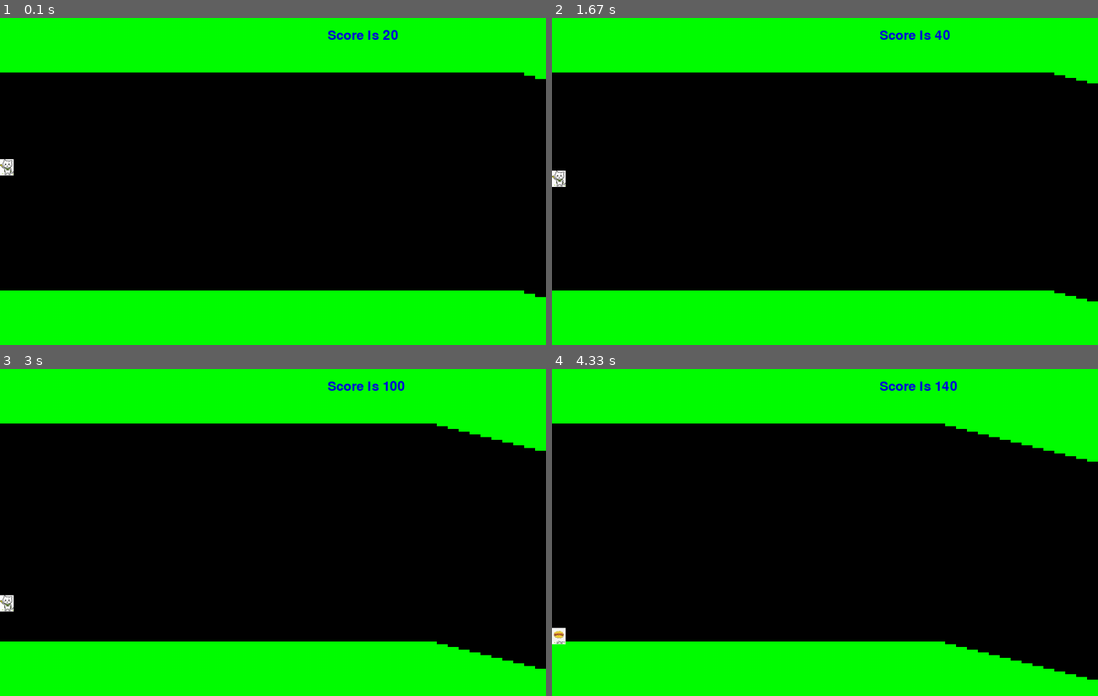
Above: before the commit, frames 1-4 (two rows, left to right).
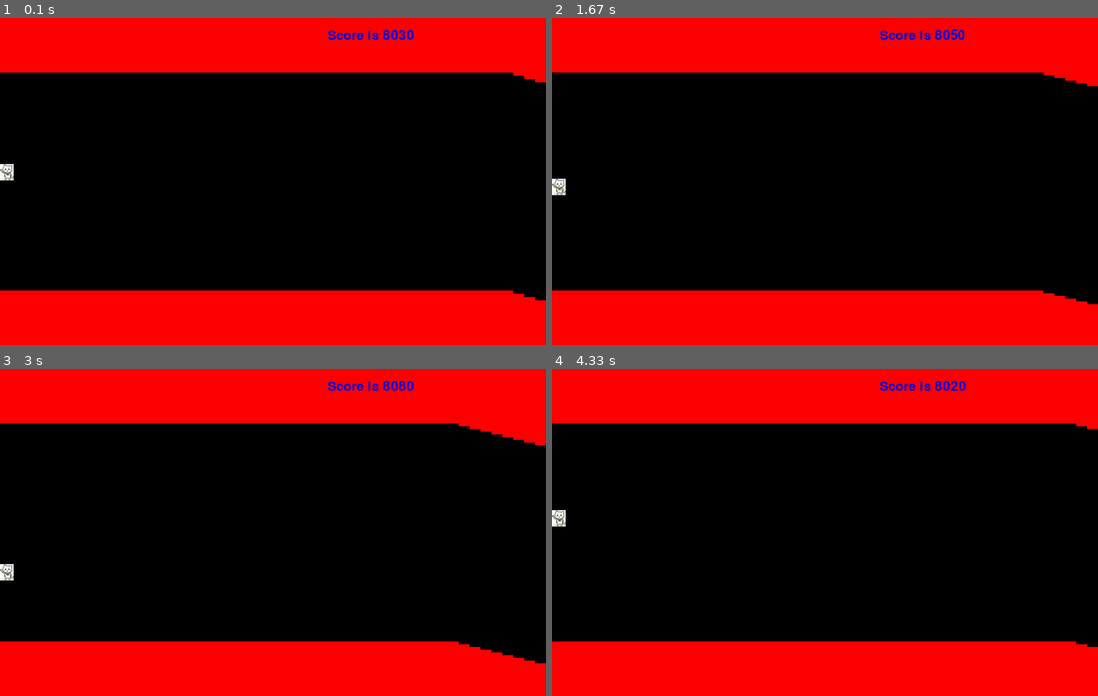
Above: after the commit, the same moments.

Repository: mtsml/PyGame
Game: pygame game, started from cave.py
Two runs of this game, one before a commit and one after it. Both use one fixed random seed, a clock stepped at 60 frames per second and the inputs below.
Inputs:
- Up to frame 1 (0.1 s): no input
- Up to frame 2 (1.67 s): tap Space at 0.33 s; tap Enter at 0.67, 1.5 s
- Up to frame 3 (3 s): tap Enter at 1.9, 2.2, 2.4, 2.7, 2.9 s; tap Space at 1.98 s
- Up to frame 4 (4.33 s): tap Enter at 3.2, 3.47, 3.8 s; tap Space at 3.55 s

The runs differ from the first frame. In frame 1, 33% of the frame differs, in the area x 0-100%, y 0-100%; in frame 2, 34%; in frame 3, 34%; in frame 4, 35%.

Commit message:
[Add] ボスステージ追加

Diff:
--- a/cave.py
+++ b/cave.py
@@ -12,7 +12,7 @@
     walls = 50
     ship_y = 250
     velocity = 0
-    score = 0
+    score = 8000
     slope = randint(5, 6)
     sysfont = pygame.font.SysFont(None, 36)
     ship_image=pygame.image.load("ship.png")
@@ -21,6 +21,7 @@
     bg_color = [0, 255, 0]
     fps = 15
     inflate = 0
+    boss = False
 
     for xpos in range(walls):
         holes.append(Rect(xpos * 20, 100, 20, 400))
@@ -46,24 +47,34 @@
                 bg_color[2] = 255
                 fps = 20
                 inflate = -20
-
-            elif score >= 6000:
+            elif score >= 6000 and score < 10000:
                 bg_color[0] = 255
                 bg_color[1] = 0
                 bg_color[2] = 0
-                inflate = 20
+                fps = 25
+                inflate = 0
+            elif score > 10000:
+                bg_color[0] = 127
+                bg_color[1] = 127
+                bg_color[2] = 127
+                boss = True
 
             velocity += -3 if is_space_down else 3
             ship_y += velocity
 
             #洞窟をスクロール
-            edge = holes[-1].copy()
-            test = edge.move(0, slope)
-            if test.top <= 0 or test.bottom >= 600:
-                slope = randint(5, 6) * (-1 if slope > 0 else 1)
-                edge.inflate_ip(0, inflate)
-            edge.move_ip(20, slope)
-            holes.append(edge)
+            if boss:
+                print('boss')
+                edge = Rect(1000, 50, 20, 500)
+                holes.append(edge)
+            else:
+                edge = holes[-1].copy()
+                test = edge.move(0, slope)
+                if test.top <= 0 or test.bottom >= 600:
+                    slope = randint(5, 6) * (-1 if slope > 0 else 1)
+                    edge.inflate_ip(0, inflate)
+                edge.move_ip(20, slope)
+                holes.append(edge)
             del holes[0]
             holes = [x.move(-20, 0) for x in holes]
 
